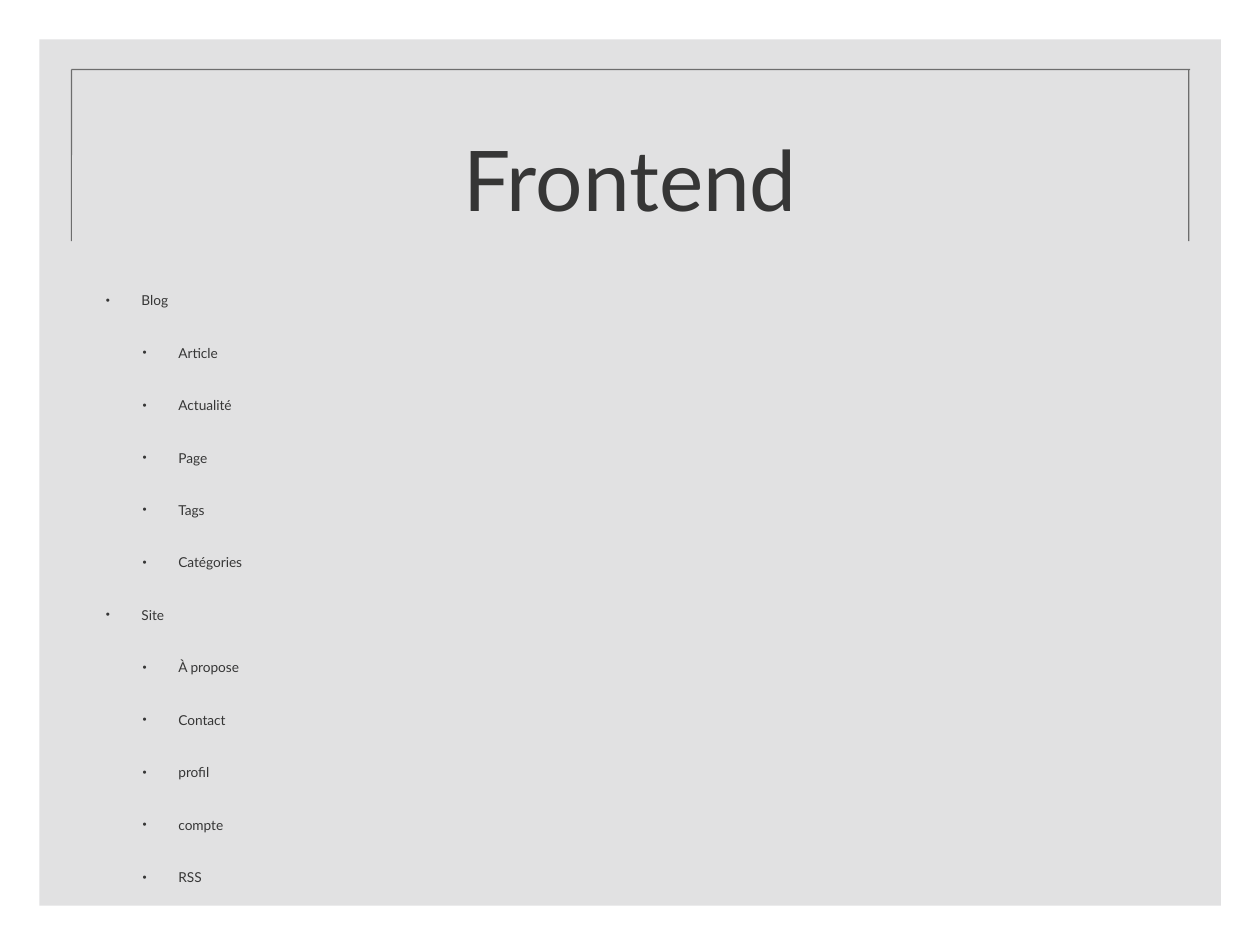
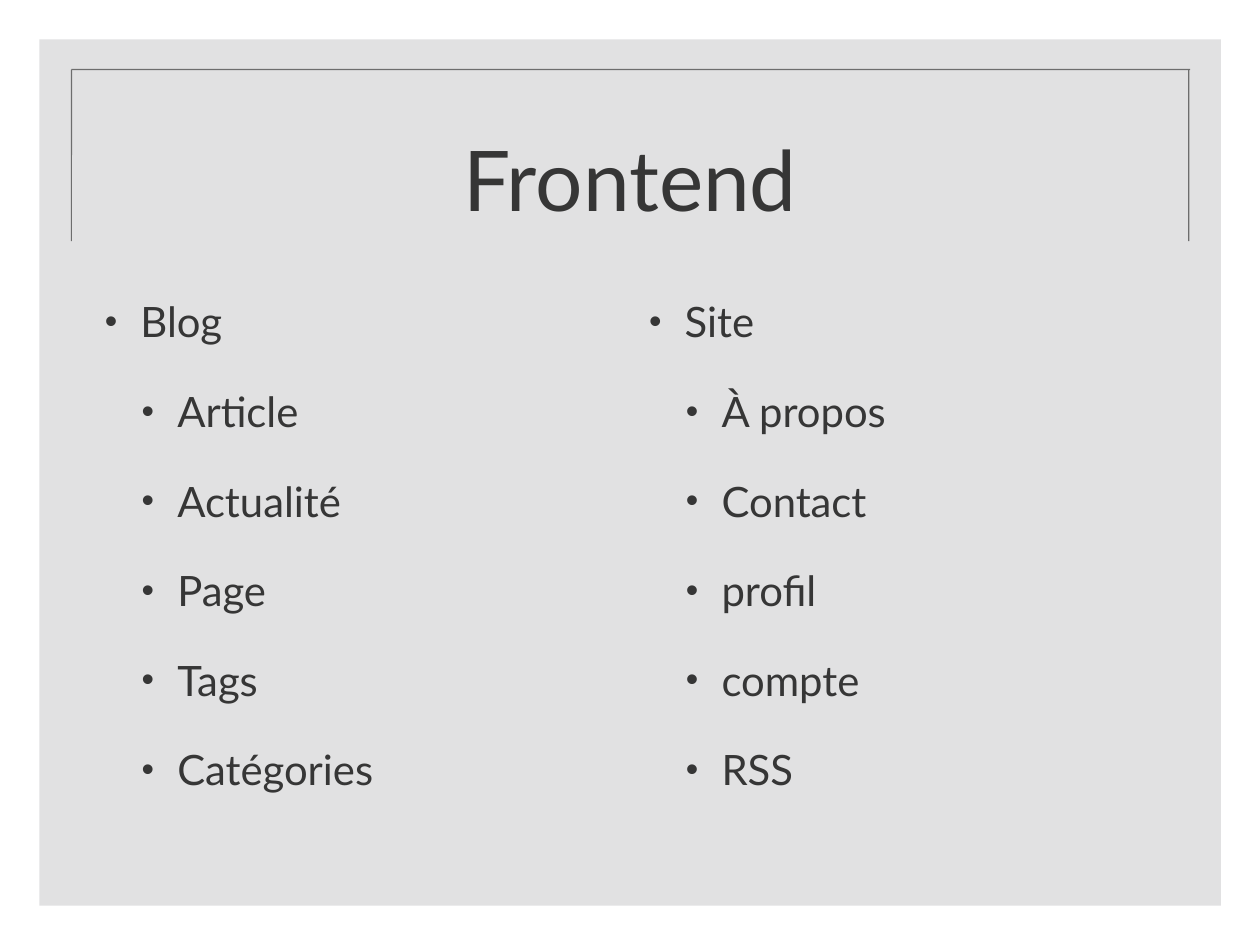
Before and after one commit to fitzlucassen/Webtuts.fr, a slide deck: slide 7 of documents/blog.ppt. Drawn at 1260x945 pixels with LibreOffice and Linux fonts; fonts in the diff are those of the drawing; background and template pictures are left out. Boxes give left, top, right and bottom in pixels: in the first picture for what was removed or moved away, otherwise in the second. Text is boxed around its words. In the diff, an @@ line names an element or a change of style, - is before the commit and + after.

```diff
--- a/documents/blog.ppt
+++ b/documents/blog.ppt
@@ text "Blog" at box(140, 306, 373, 793): size 11.1 to 34 pt; line spacing 0.8 to 1 @@
@@ text added at box(685, 306, 886, 786), 34 pt, text #363636 @@
+• Site
+  • À propos
+  • Contact
+  • profil
+  • compte
+  • RSS
@@ text at box(141, 610, 239, 882): paragraphs removed @@
-• Site
-  • À propose
-  • Contact
-  • profil
-  • compte
-  • RSS
```
Also in this commit, not shown: 3 other slides changed.
